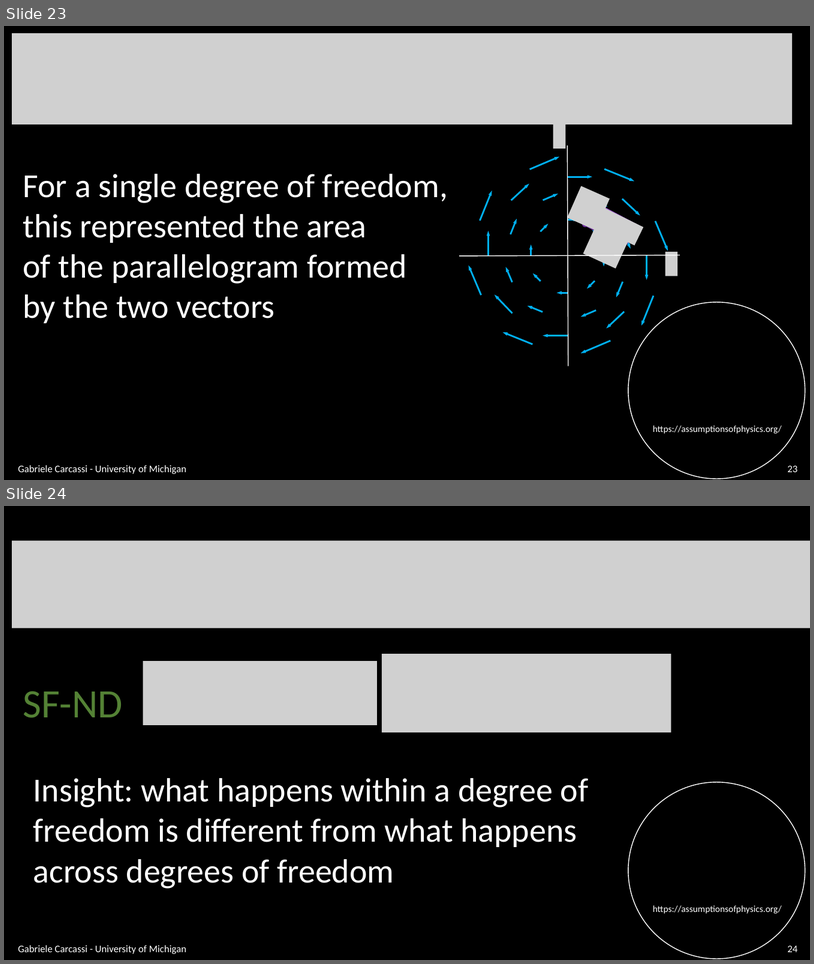
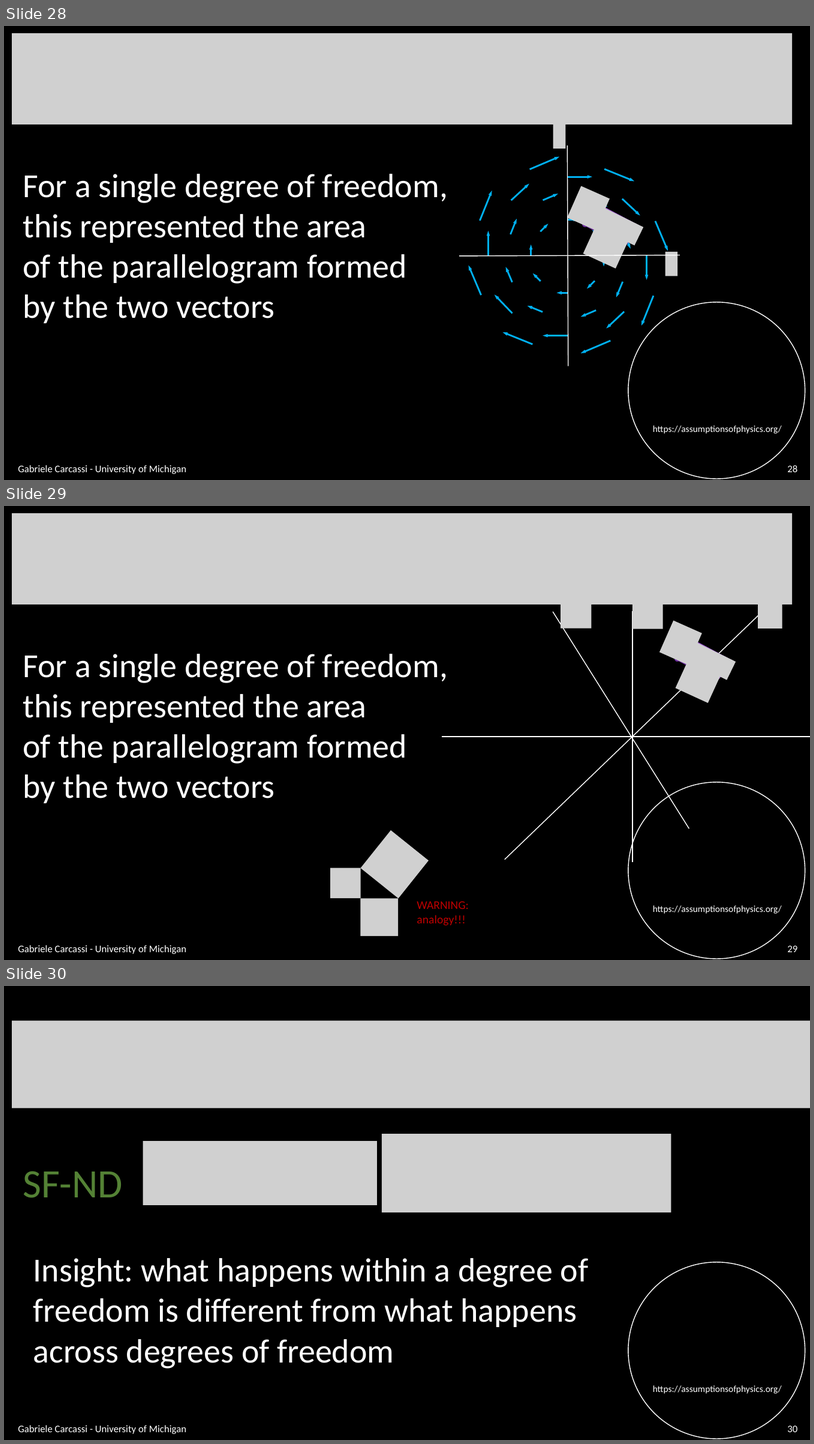
Before and after one commit to assumptionsofphysics/slides, a slide deck: BookCompanions-v2/RP-Class-4.pptx. Shown one above the other, each under a label of ours: slides 23 and 24 before the commit, slides 28, 29 and 30 after it. The pictures are 814x964 and 814x1444 pixels, drawn with LibreOffice and Linux fonts; fonts in the diff are those of the drawing; grey boxes stand for pictures; background and template pictures are left out. Boxes give left, top, right and bottom in pixels: in the first picture for what was removed or moved away, otherwise in the second. Text is boxed around its words. In the diff, an @@ line names an element or a change of style, - is before the commit and + after.

```diff
--- a/BookCompanions-v2/RP-Class-4.pptx
+++ b/BookCompanions-v2/RP-Class-4.pptx
@@ slide 29 added at box(4, 506, 810, 960), background #000000; not listed: 2 template elements that a slide beside it also shows @@
@@ picture added at box(12, 513, 793, 604) @@
@@ group added at box(442, 604, 810, 862): 4 lines, 3 pictures @@
@@ group added at box(660, 620, 737, 702): 3 pictures, 2 arrows, 1 parallelogram, 1 ellipse @@
@@ text added at box(23, 654, 448, 803), 40 pt, text #FFFFFF @@
+For a single degree of freedom,
+this represented the area
+of the parallelogram formed
+by the two vectors
@@ picture added at box(361, 830, 429, 898) @@
@@ picture added at box(330, 868, 361, 898) @@
@@ picture added at box(361, 898, 398, 936) @@
@@ text added at box(417, 901, 468, 925), 14 pt, text #C00000 @@
+WARNING:
+analogy!!!
@@ text added at box(18, 945, 186, 954), 12 pt, text #FFFFFF @@
+Gabriele Carcassi - University of Michigan
@@ page number added at box(788, 945, 798, 952), 12 pt, text #FFFFFF @@
+29
@@ what was slide 23 is now slide 28 @@
@@ page number at box(788, 465, 798, 472): text changed @@
-23
+28
@@ what was slide 24 is now slide 30 @@
@@ page number at box(788, 1425, 798, 1432): text changed @@
-24
+30
```
Also in this commit, not shown: 4 slides changed, 6 other slides added.
